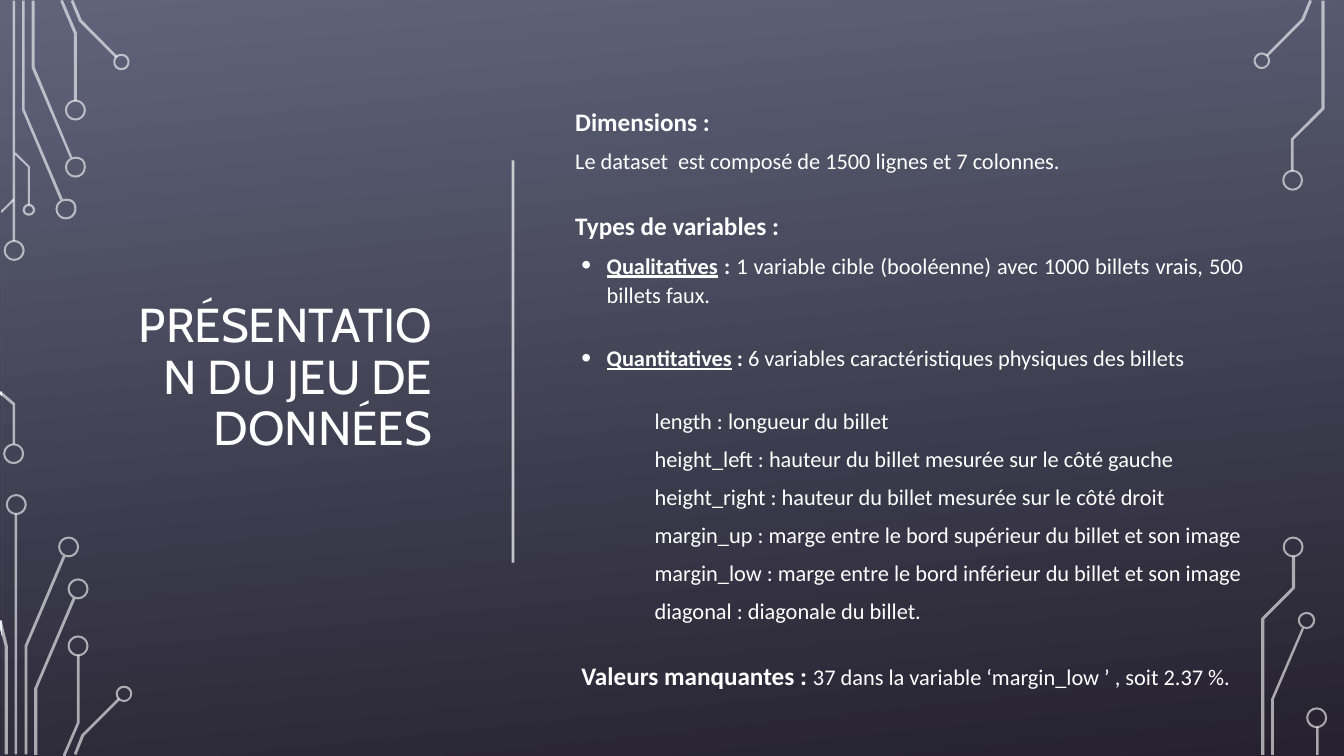
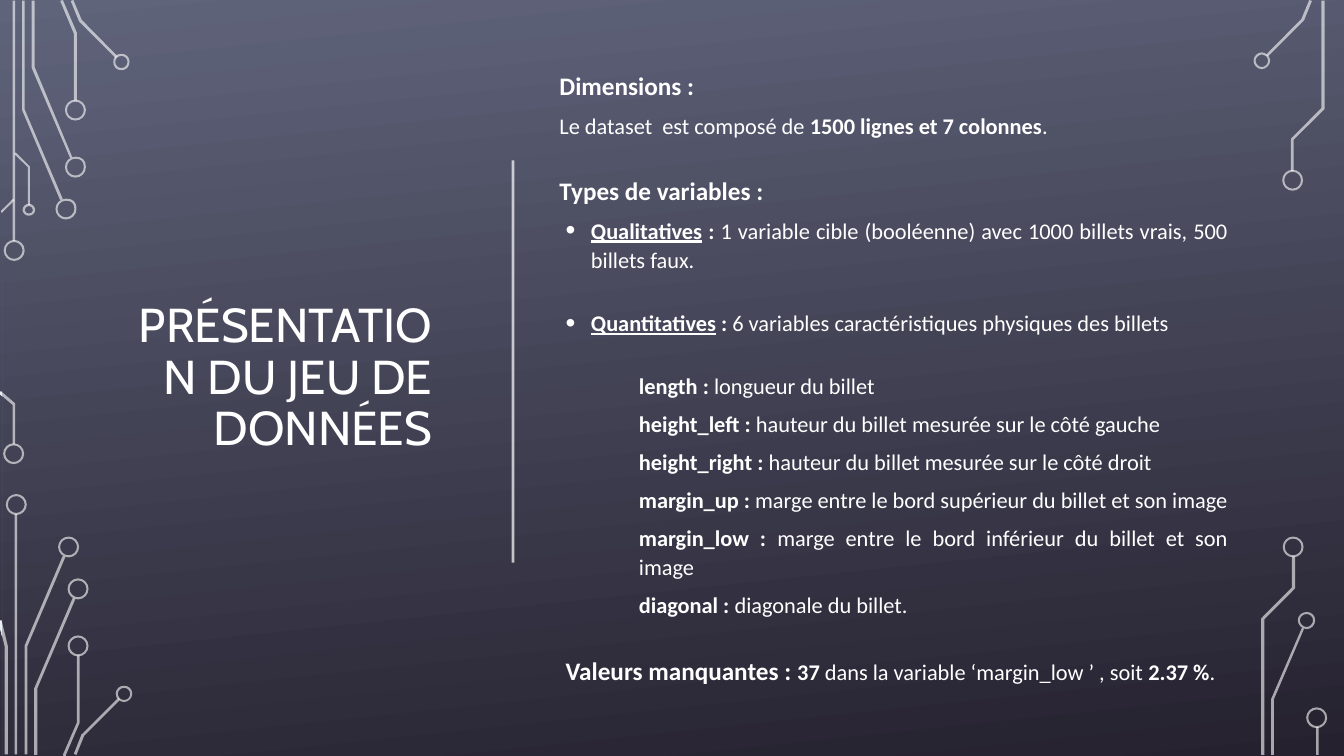
Before and after one commit to francoisvercellotti/application-detection-faux-billets, a slide deck: slide 5 of Vercellotti_François_3_support_presentation_092024.pptx. Drawn at 1344x756 pixels with LibreOffice and Linux fonts; fonts in the diff are those of the drawing; background and template pictures are left out. Boxes give left, top, right and bottom in pixels: in the first picture for what was removed or moved away, otherwise in the second. Text is boxed around its words. In the diff, an @@ line names an element or a change of style, - is before the commit and + after.

```diff
--- a/Vercellotti_François_3_support_presentation_092024.pptx
+++ b/Vercellotti_François_3_support_presentation_092024.pptx
@@ text "Dimensions :": place and size @@
-text "Dimensions :" at (575, 113, 1243, 689)
+text "Dimensions :" at (559, 77, 1227, 684)
@@ text at (559, 118, 1227, 684): bold on in "1500 lignes et 7 colonnes.", "length :", "height_left :", "height_right :" and 4 more places @@
```
Also in this commit, not shown: 11 other slides changed, 12 other files.
